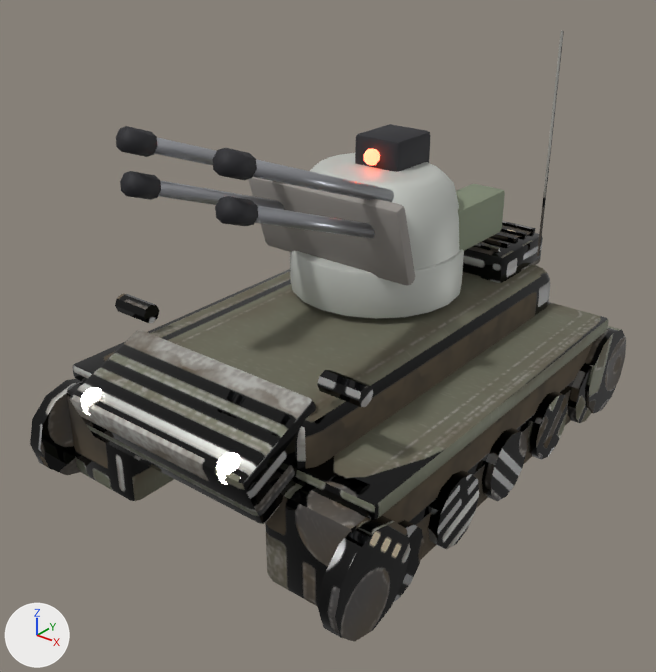
A saved change to the Blender file models/source/aa.blend.
One viewpoint serves both versions: a 50 mm lens placed at (4.29, -5.74, 4.52), pointed at (0.01, -0.38, 1.2). Arrows for +X, +Y and +Z are at lower left; the lights stay in place. The first picture is the older version.

The scene before the commit, as lines of its bpy script (objects in view):
```python
me_cube = bpy.data.meshes.new('Cube')
me_cube.from_pydata(...)  # 1068 vertices, 902 faces; spans x -0.5..2.7, y -2.36..2.3, z -0.44..3.03
me_cube.polygons.foreach_set('use_smooth', [True] * 902)
# faces by material slot: [300, 170, 312, 120]
me_cube.materials.append(mat_dark_hull)
me_cube.materials.append(mat_steel_hull)
me_cube.materials.append(mat_teampaint_hull)
me_cube.materials.append(mat_lightwhite_hull)
me_cylinder_017 = bpy.data.meshes.new('Cylinder.017')
me_cylinder_017.from_pydata(...)  # 658 vertices, 612 faces; spans x -0.75..0.75, y -0.8..1.0, z -0.25..1.05
me_cylinder_017.polygons.foreach_set('use_smooth', [True] * 612)
# faces by material slot: [356, 54, 54, 40, 108]
me_cylinder_017.materials.append(mat_teampaint)  # light grey #cbcec8
me_cylinder_017.materials.append(mat_concretedark)  # grey #95908b
me_cylinder_017.materials.append(mat_dark)  # dark grey #303035
me_cylinder_017.materials.append(mat_lightred)  # red #ff6145, glowing red #ff6145
me_cylinder_017.materials.append(mat_olive)  # grey #89937c
me_cylinder_018 = bpy.data.meshes.new('Cylinder.018')
me_cylinder_018.from_pydata(...)  # 144 vertices, 88 faces; spans x -0.53..0.53, y -0.2..0.25, z 0.17..2.13
me_cylinder_018.polygons.foreach_set('use_smooth', [True] * 88)
# faces by material slot: [48, 40]
me_cylinder_018.materials.append(mat_steel)  # grey #adafb5
me_cylinder_018.materials.append(mat_dark)  # dark grey #303035
ob_barrel = bpy.data.objects.new('Barrel', me_cylinder_018)
ob_barrel.parent = ob_turret
ob_barrel.location = (0.0, -0.3, 0.5)
ob_barrel.rotation_euler = (1.221, 0.0, 0.0)  # degrees (70, 0, 0)
ob_hull = bpy.data.objects.new('Hull', me_cube)
ob_hull.location = (-1.1, 0.0, 0.47)
ob_turret = bpy.data.objects.new('Turret', me_cylinder_017)
ob_turret.location = (0.0, 0.3, 1.7)
```
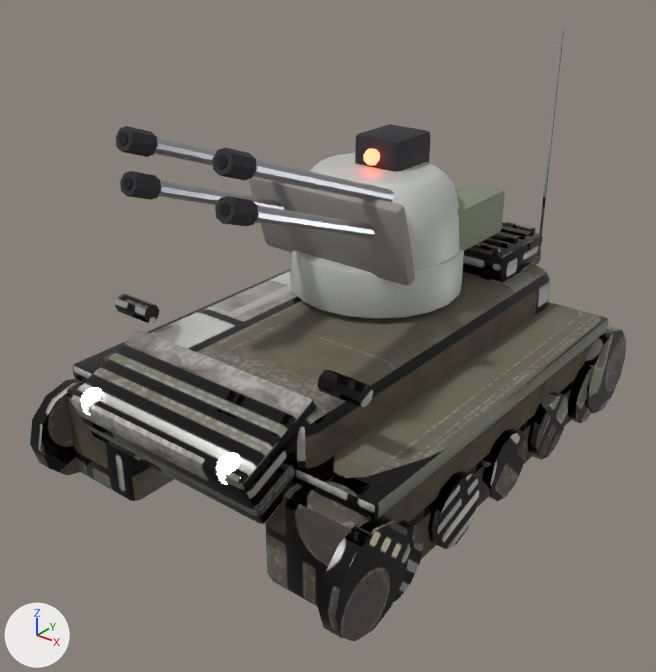
The change, as JSON lines over the scene's bpy script:
```json
{"op": "add", "block": "mat_bore", "code": ["mat_bore = principled_material('Bore')", "mat_bore.base_color = (0.01, 0.01, 0.01)  # black #191919", "mat_bore.metallic = 0.2", "mat_bore.roughness = 0.9"]}
{"block": "me_cube", "where": "me_cube.from_pydata(...)  # 1068 vertices, 902 faces; spans x -0.5..2.7, y -2.36..2.3, z -0.44..3.03"}
{"block": "me_cube", "where": "# used by ob_hull; location = (-1.1, 0.0, 0.47)"}
{"block": "me_cube", "change": "me_cube part 1: 236 kept faces spanning x -0.5..2.7, y -2.35..2.24, z -0.44..1.2 get new texture (UV) coordinates"}
{"block": "me_cylinder_018", "where": "# used by ob_barrel; parent = ob_turret; location = (0.0, -0.3, 0.5); rotation_euler = (1.221, 0.0, 0.0), in degrees (70, 0, 0)"}
{"op": "remove", "block": "me_cylinder_018", "code": "me_cylinder_018.from_pydata(...)  # 144 vertices, 88 faces; spans x -0.53..0.53, y -0.2..0.25, z 0.17..2.13"}
{"op": "add", "block": "me_cylinder_018", "code": "me_cylinder_018.from_pydata(...)  # 240 vertices, 144 faces; spans x -0.53..0.53, y -0.2..0.25, z 0.17..2.14"}
{"block": "me_cylinder_018", "change": "me_cylinder_018 part 2: a new loose piece, a 12-sided cylinder along z spanning x -0.49..-0.41, y -0.156..-0.076, z 1.437..2.037, in mat_bore (black #191919)"}
{"block": "me_cylinder_018", "change": "me_cylinder_018 part 3: a new loose piece, a 12-sided cylinder along z spanning x -0.49..-0.41, y 0.126..0.206, z 1.54..2.14, in mat_bore (black #191919)"}
{"block": "me_cylinder_018", "change": "me_cylinder_018 part 4: a new loose piece, a 12-sided cylinder along z spanning x 0.41..0.49, y -0.156..-0.076, z 1.437..2.037, in mat_bore (black #191919)"}
{"block": "me_cylinder_018", "change": "me_cylinder_018 part 5: a new loose piece, a 12-sided cylinder along z spanning x 0.41..0.49, y 0.126..0.206, z 1.54..2.14, in mat_bore (black #191919)"}
{"op": "add", "block": "me_cylinder_018", "code": "me_cylinder_018.materials.append(mat_bore)  # black #191919"}
```

Changed parts and their boxes (x1, y1, x2, y2) in the pictures (656 x 672 px):
```json
{"part": 1, "of": "me_cube", "change": "surface changed", "before": [115, 222, 617, 602], "after": [115, 222, 617, 602]}
{"part": 2, "of": "me_cylinder_018", "change": "added", "after": [123, 177, 132, 189]}
{"part": 3, "of": "me_cylinder_018", "change": "added", "after": [119, 132, 128, 145]}
{"part": 4, "of": "me_cylinder_018", "change": "added", "after": [219, 203, 230, 216]}
{"part": 5, "of": "me_cylinder_018", "change": "added", "after": [217, 154, 227, 168]}
```
